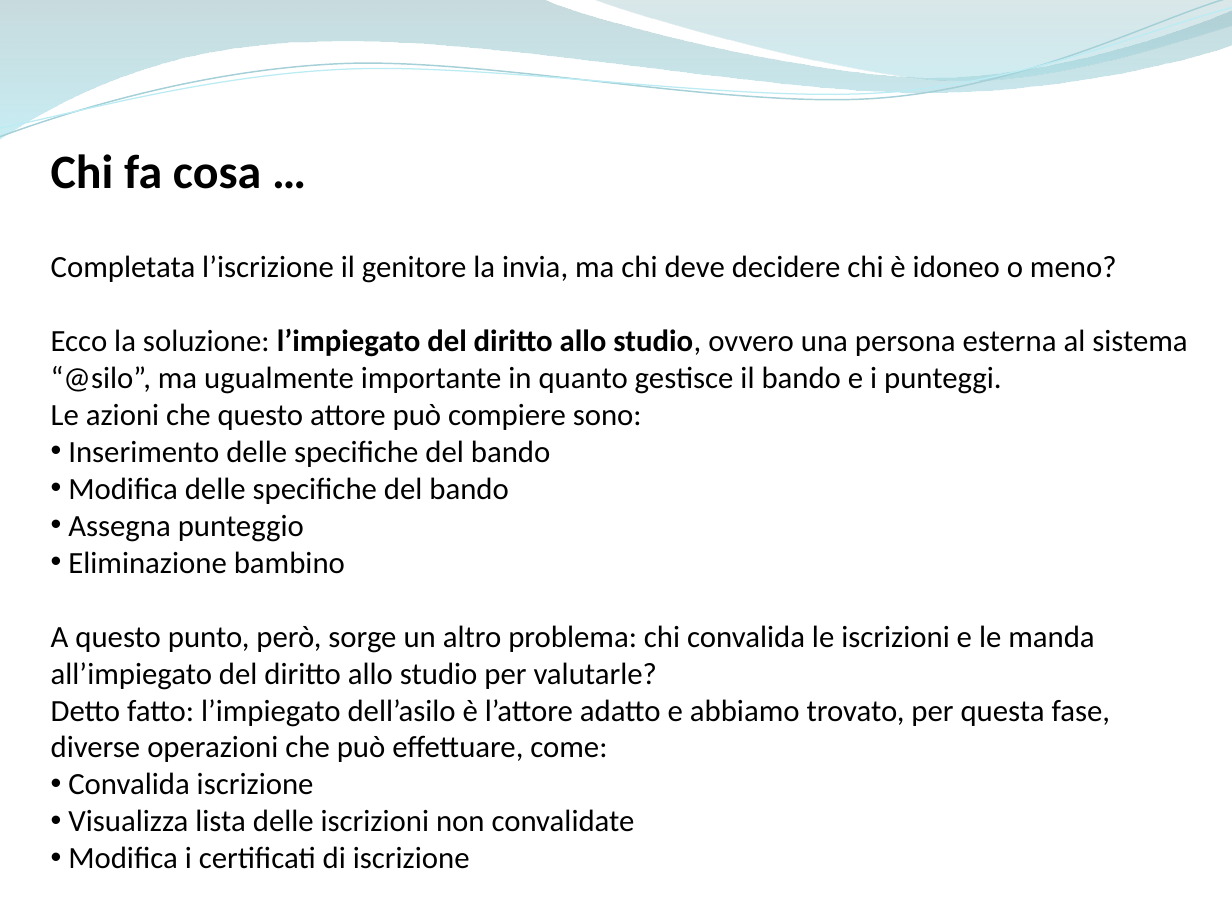
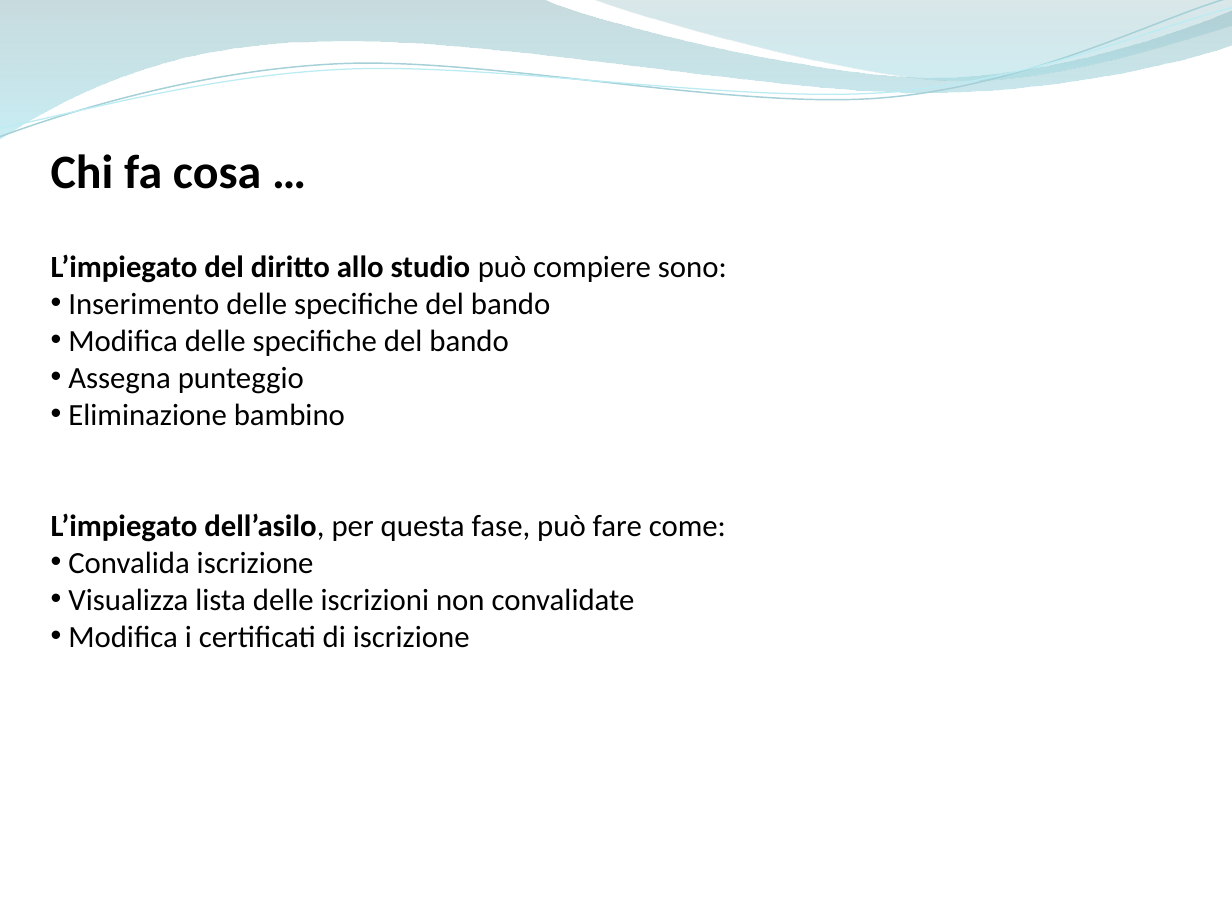
Before and after one commit to ammirate/at-silo, a slide deck: slide 13 of Presentazione/Atsilo1/[BOZZA] Atsilo_A_PresentazioneFinale copia.pptx. Drawn at 1232x924 pixels with LibreOffice and Linux fonts; fonts in the diff are those of the drawing. Boxes give left, top, right and bottom in pixels: in the first picture for what was removed or moved away, otherwise in the second. Text is boxed around its words. In the diff, an @@ line names an element or a change of style, - is before the commit and + after.

Commit message:
[WR A] Presentazione completa modificata: parti approvate BARBA e MICCO

```diff
--- a/Presentazione/Atsilo1/[BOZZA] Atsilo_A_PresentazioneFinale copia.pptx
+++ b/Presentazione/Atsilo1/[BOZZA] Atsilo_A_PresentazioneFinale copia.pptx
@@ text at box(51, 254, 727, 283): text changed; bold on @@
-Completata l’iscrizione il genitore la invia, ma chi deve decidere chi è idoneo o meno?
-Ecco la soluzione: l’impiegato del diritto allo studio, ovvero una persona esterna al sistema “@silo”, ma ugualmente importante in quanto gestisce il bando e i punteggi.
-Le azioni che questo attore può compiere sono:
+L’impiegato del diritto allo studio può compiere sono:
@@ text at box(51, 513, 726, 542): text changed @@
-A questo punto, però, sorge un altro problema: chi convalida le iscrizioni e le manda all’impiegato del diritto allo studio per valutarle?
-Detto fatto: l’impiegato dell’asilo è l’attore adatto e abbiamo trovato, per questa fase, diverse operazioni che può effettuare, come:
+L’impiegato dell’asilo, per questa fase, può fare come:
```
Also in this commit, not shown: 7 other slides changed, 1 slide added, 1 slide removed, 2 other files.
